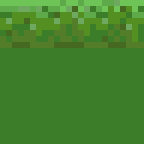
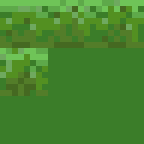
Layer changes from the first 144 x 144 image to the second:
added layer "Layer 3 copy" above "Layer 3" over [0, 48, 48, 96]
